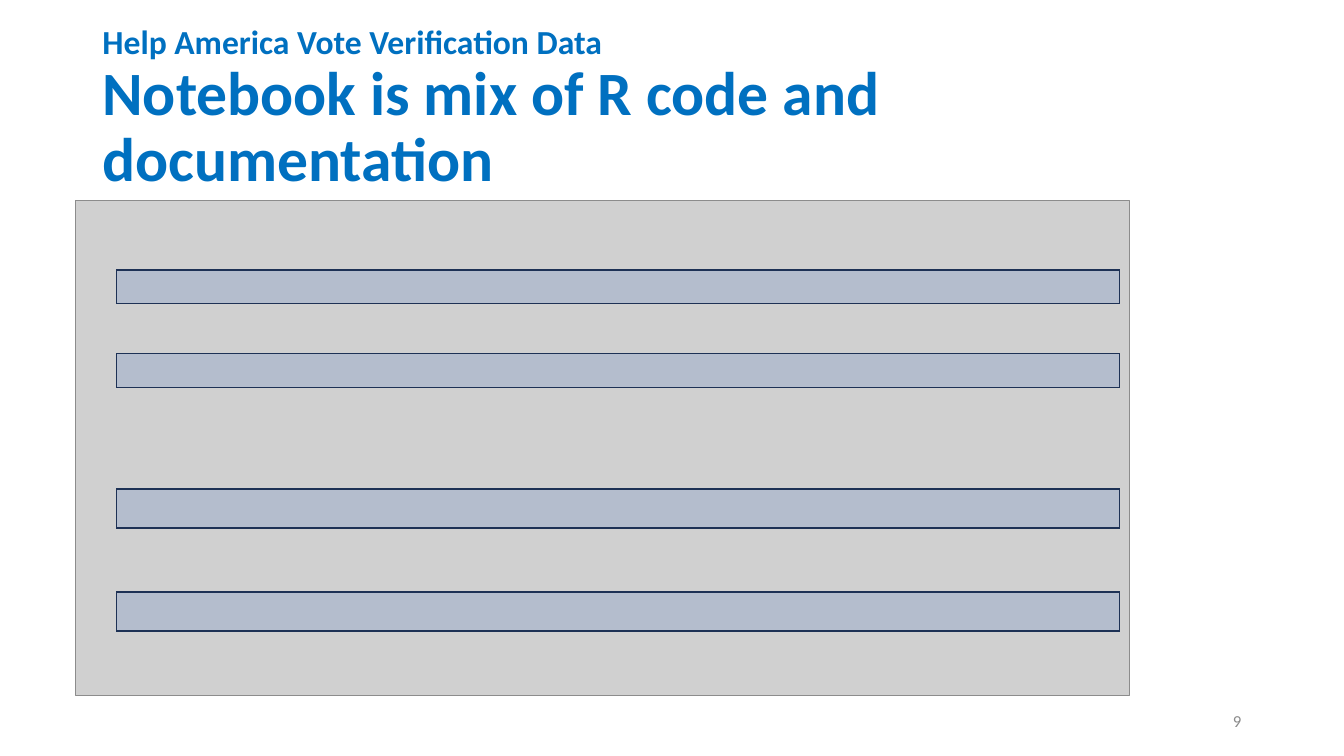
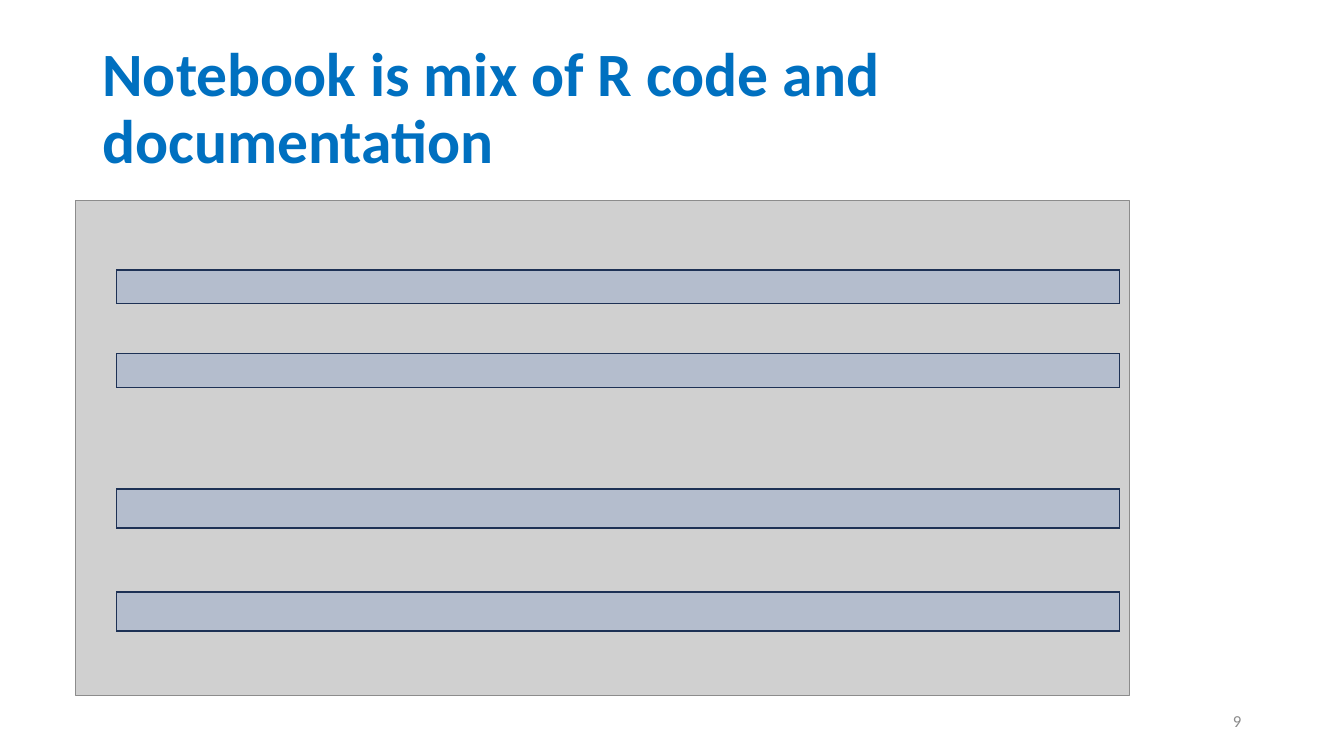
Before and after one commit to EarlGlynn/HAVV-analysis, a slide deck: slide 9 of HAVV-Analysis-2024-07-23.pptx. Drawn at 1344x756 pixels with LibreOffice and Linux fonts; fonts in the diff are those of the drawing; grey boxes stand for pictures. Boxes give left, top, right and bottom in pixels: in the first picture for what was removed or moved away, otherwise in the second. Text is boxed around its words. In the diff, an @@ line names an element or a change of style, - is before the commit and + after.

```diff
--- a/HAVV-Analysis-2024-07-23.pptx
+++ b/HAVV-Analysis-2024-07-23.pptx
@@ title at (x1=102, y1=52, x2=879, y2=164): text changed @@
-Help America Vote Verification Data
-Notebook is mix of R code and documentation
+Notebook is mix of R code and documentation
```
Also in this commit, not shown: 8 other slides changed, 1 other file.
